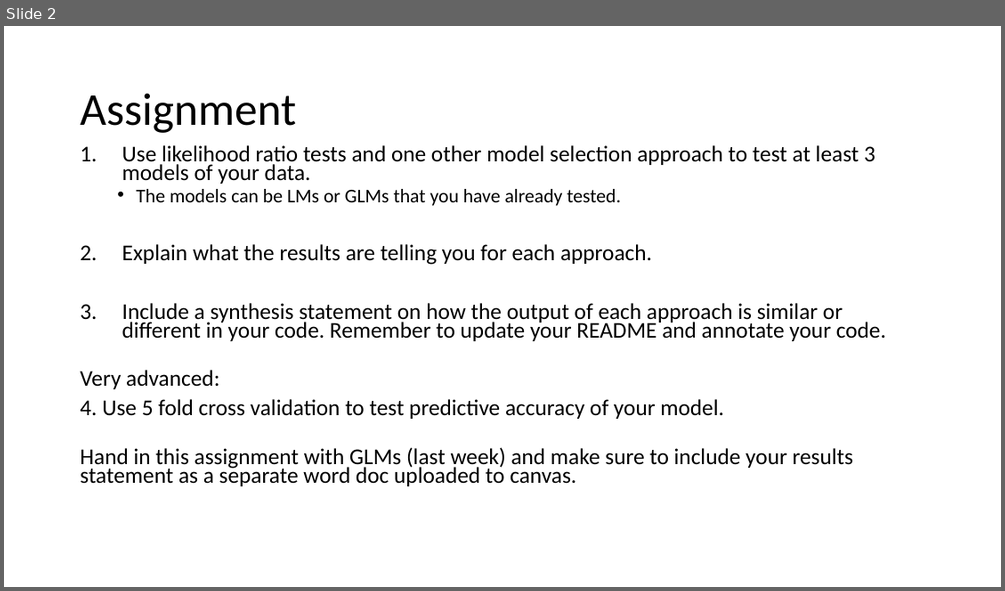
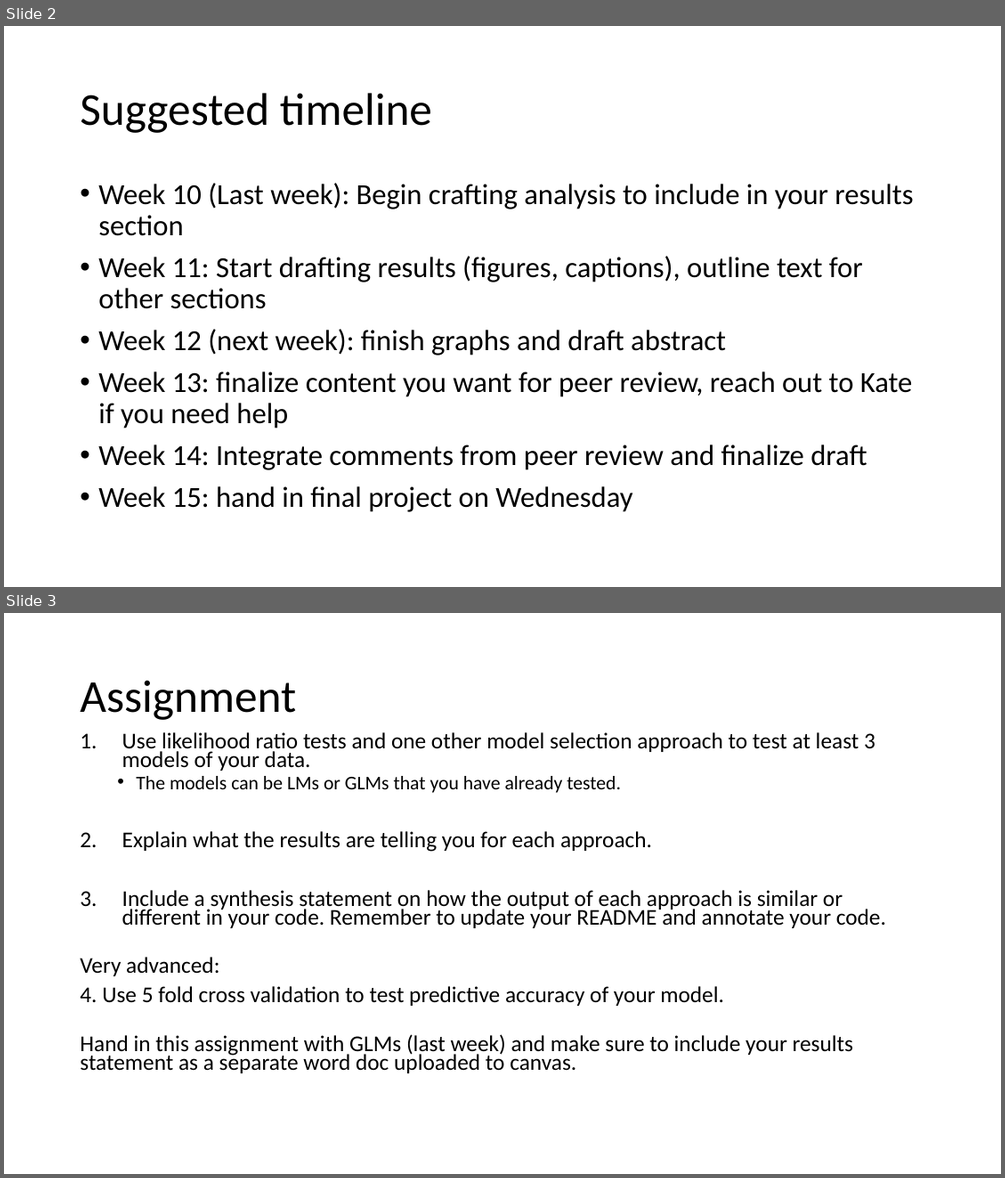
Before and after one commit to VTQuantMethodsEEB/klangwig, a slide deck: lectures/week_11_model_selection/le11_assignment.pptx. Shown one above the other, each under a label of ours: slide 2 before the commit, slides 2 and 3 after it. The pictures are 1005x591 and 1005x1178 pixels, drawn with LibreOffice and Linux fonts; fonts in the diff are those of the drawing. Boxes give left, top, right and bottom in pixels: in the first picture for what was removed or moved away, otherwise in the second. Text is boxed around its words. In the diff, an @@ line names an element or a change of style, - is before the commit and + after.

```diff
--- a/lectures/week_11_model_selection/le11_assignment.pptx
+++ b/lectures/week_11_model_selection/le11_assignment.pptx
@@ slide 2 added at (4,26,1001,587), background #FFFFFF @@
@@ title added at (80,93,432,133), 44 pt, text #000000 @@
+Suggested timeline
@@ text added at (98,183,913,512), 28 pt, text #000000 @@
+• Week 10 (Last week): Begin crafting analysis to include in your results section
+• Week 11: Start drafting results (figures, captions), outline text for other sections
+• Week 12 (next week): finish graphs and draft abstract
+• Week 13: finalize content you want for peer review, reach out to Kate if you need help
+• Week 14: Integrate comments from peer review and finalize draft
+• Week 15: hand in final project on Wednesday
@@ what was slide 2 is now slide 3 @@
```
Also in this commit, not shown: 1 slide changed, 3 other files.
